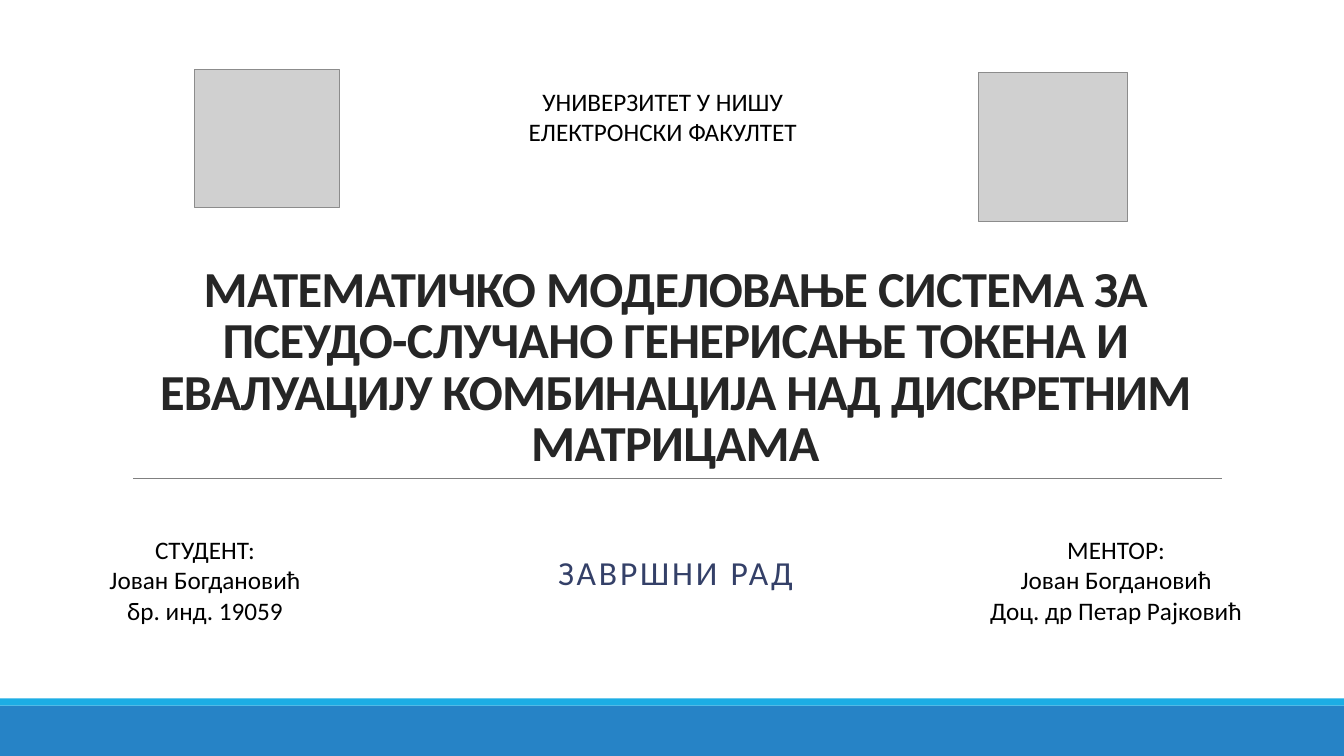
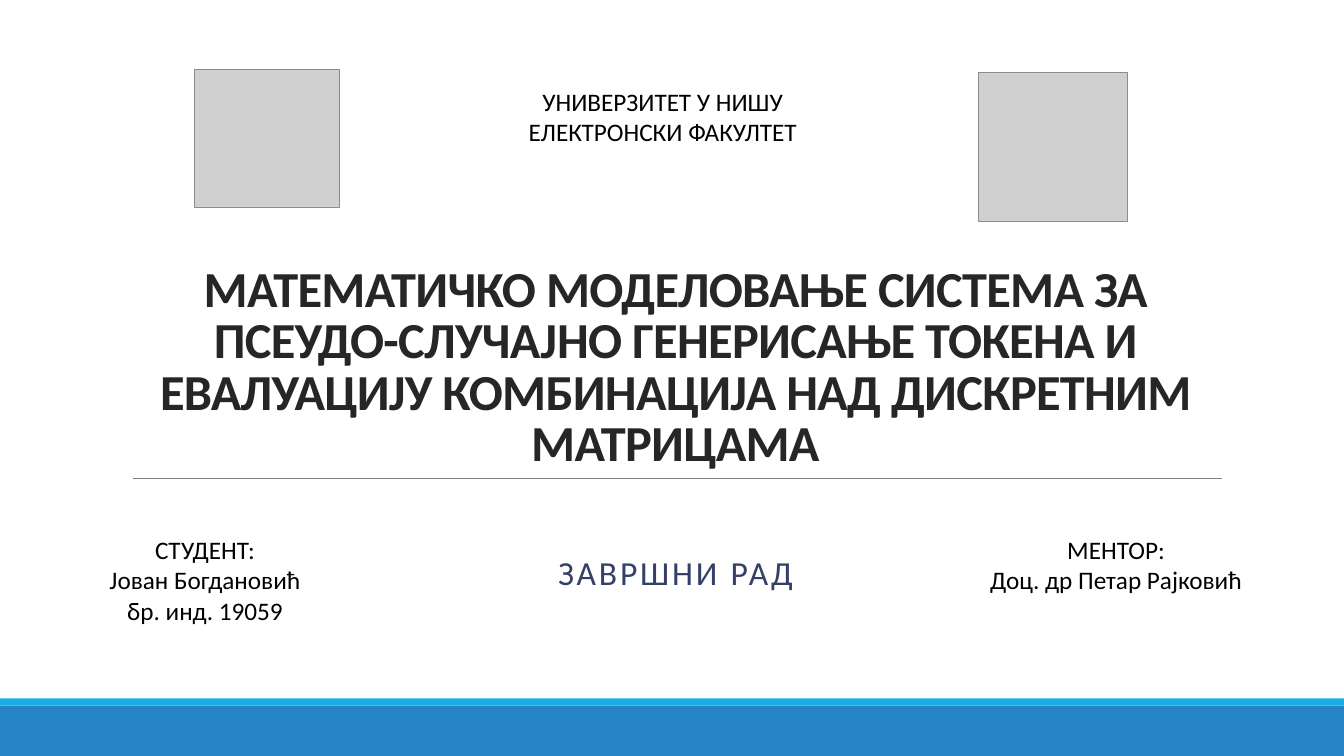
Before and after one commit to bxgda/diplomski-rad, a slide deck: slide 1 of PREZENTACIJA_JB.pptx. Drawn at 1344x756 pixels with LibreOffice and Linux fonts; fonts in the diff are those of the drawing; grey boxes stand for pictures. Boxes give left, top, right and bottom in pixels: in the first picture for what was removed or moved away, otherwise in the second. Text is boxed around its words. In the diff, an @@ line names an element or a change of style, - is before the commit and + after.

```diff
--- a/PREZENTACIJA_JB.pptx
+++ b/PREZENTACIJA_JB.pptx
@@ title at (x1=160, y1=274, x2=1191, y2=469): text changed @@
-МАТЕМАТИЧКО МОДЕЛОВАЊЕ СИСТЕМА ЗА ПСЕУДО-СЛУЧАНО ГЕНЕРИСАЊЕ ТОКЕНА И ЕВАЛУАЦИЈУ КОМБИНАЦИЈА НАД ДИСКРЕТНИМ МАТРИЦАМА
+МАТЕМАТИЧКО МОДЕЛОВАЊЕ СИСТЕМА ЗА ПСЕУДО-СЛУЧАJНО ГЕНЕРИСАЊЕ ТОКЕНА И ЕВАЛУАЦИЈУ КОМБИНАЦИЈА НАД ДИСКРЕТНИМ МАТРИЦАМА
@@ text at (x1=1021, y1=571, x2=1211, y2=593): paragraph removed @@
-Јован Богдановић
```
Also in this commit, not shown: 9 other slides changed, 1 slide removed.
